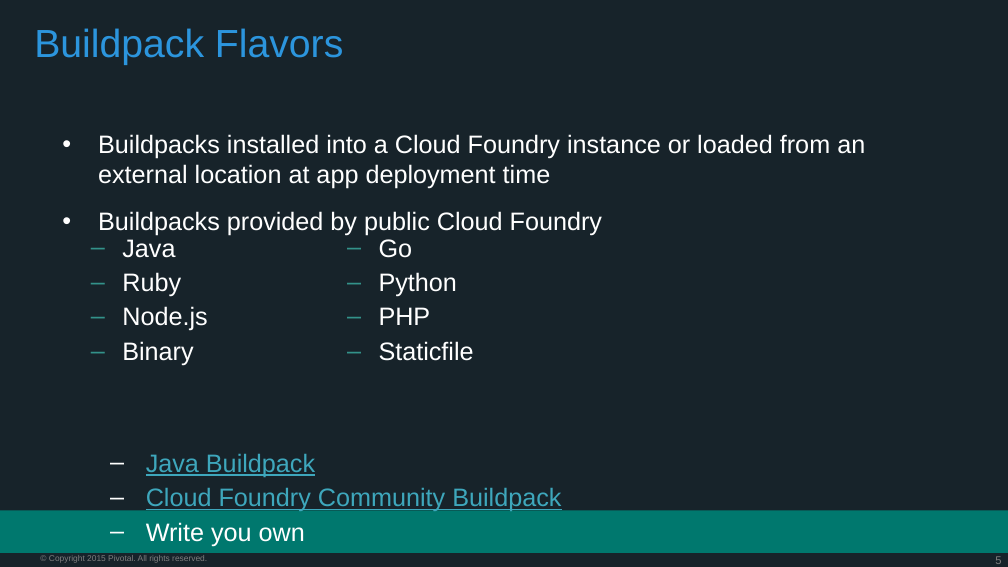
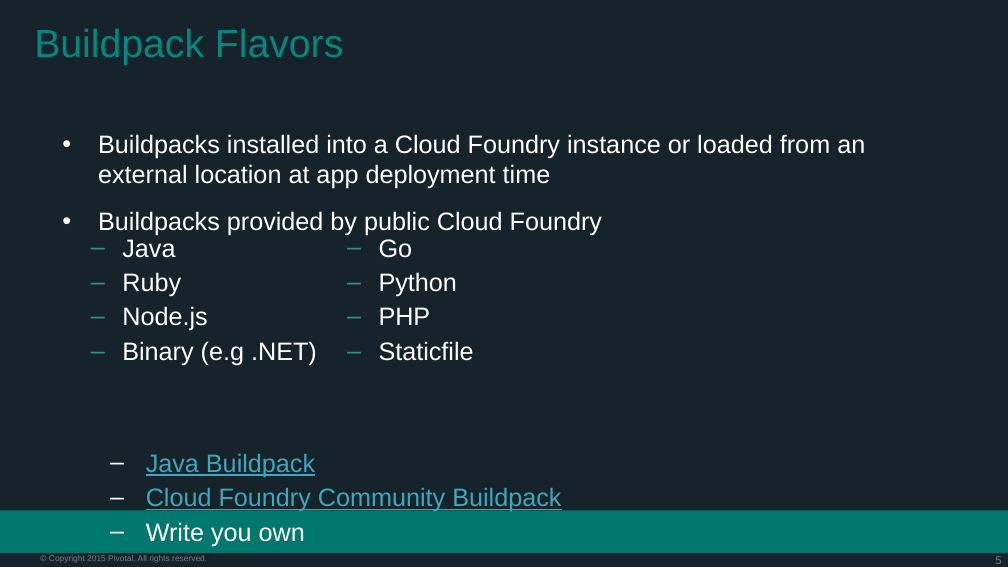
Before and after one commit to phopper-pivotal/NBCU-PCF-Workshop-101, a slide deck: slide 5 of presentations/Session_10_PCF_Buildpacks.pptx. Drawn at 1008x567 pixels with LibreOffice and Linux fonts; fonts in the diff are those of the drawing; background and template pictures are left out. Boxes give left, top, right and bottom in pixels: in the first picture for what was removed or moved away, otherwise in the second. Text is boxed around its words. In the diff, an @@ line names an element or a change of style, - is before the commit and + after.

```diff
--- a/presentations/Session_10_PCF_Buildpacks.pptx
+++ b/presentations/Session_10_PCF_Buildpacks.pptx
@@ text "Buildpack Flavors" at bbox=[34, 28, 343, 65]: text colour #2C95DD to #008881 @@
@@ text at bbox=[122, 341, 317, 366]: text changed @@
-  – Binary
+  – Binary (e.g .NET)
```
Also in this commit, not shown: 1 other slide changed, 2 other files.
